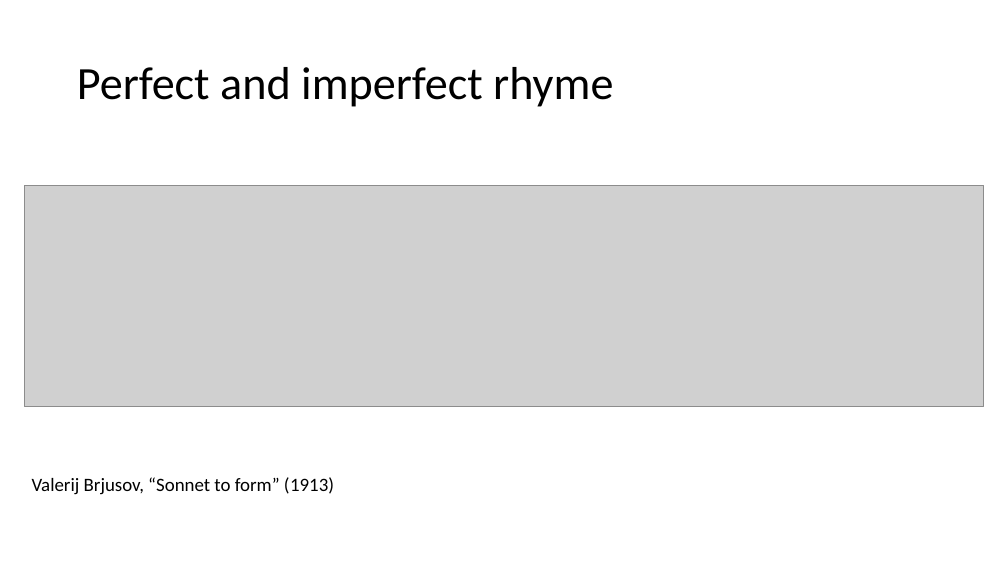
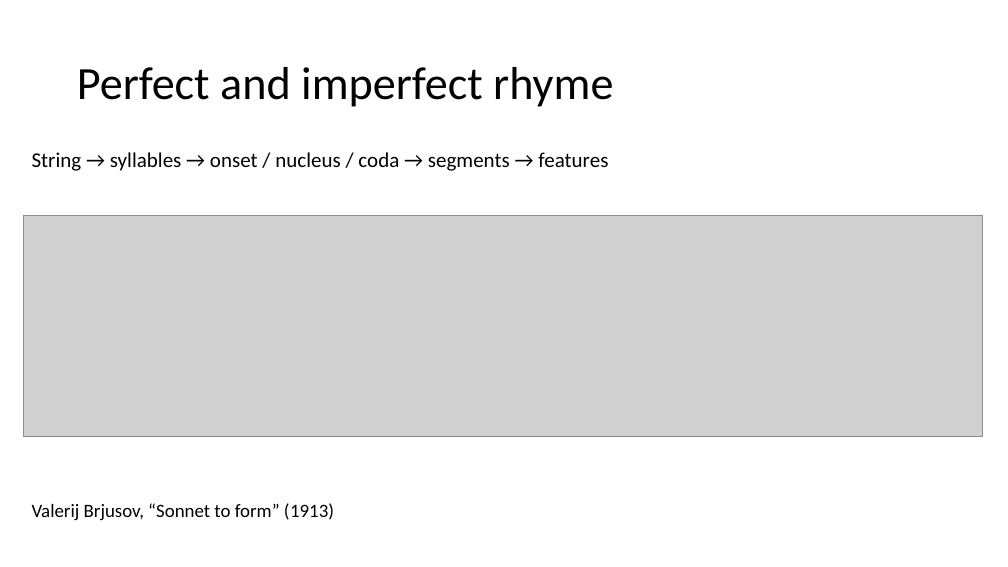
Before and after one commit to Data-Science-for-Linguists-2019/russian_rhyme, a slide deck: slide 17 of 2019-04-11_presentation.pptx (slide 14 before the commit). Drawn at 1008x567 pixels with LibreOffice and Linux fonts; fonts in the diff are those of the drawing; grey boxes stand for pictures. Boxes give left, top, right and bottom in pixels: in the first picture for what was removed or moved away, otherwise in the second. Text is boxed around its words. In the diff, an @@ line names an element or a change of style, - is before the commit and + after.

```diff
--- a/2019-04-11_presentation.pptx
+++ b/2019-04-11_presentation.pptx
@@ text added at bbox=[32, 152, 608, 171], 20 pt, text #000000 @@
+String → syllables → onset / nucleus / coda → segments → features
@@ picture: place and size @@
-picture at bbox=[24, 185, 984, 407]
+picture at bbox=[23, 216, 983, 437]
@@ text "Valerij Brjusov, “Sonnet to form” ...": place and size @@
-text "Valerij Brjusov, “Sonnet to form” ..." at bbox=[32, 477, 334, 495]
+text "Valerij Brjusov, “Sonnet to form” ..." at bbox=[32, 503, 334, 521]
```
Also in this commit, not shown: 10 other slides changed, 8 slides added, 3 slides removed.
